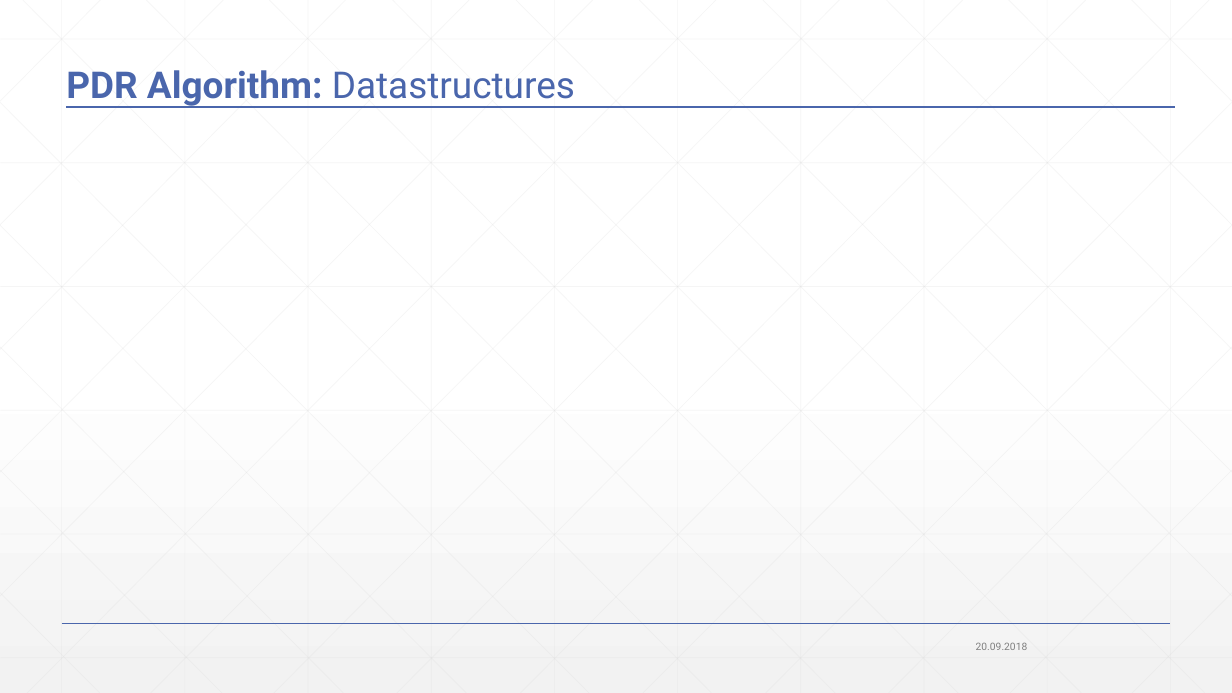
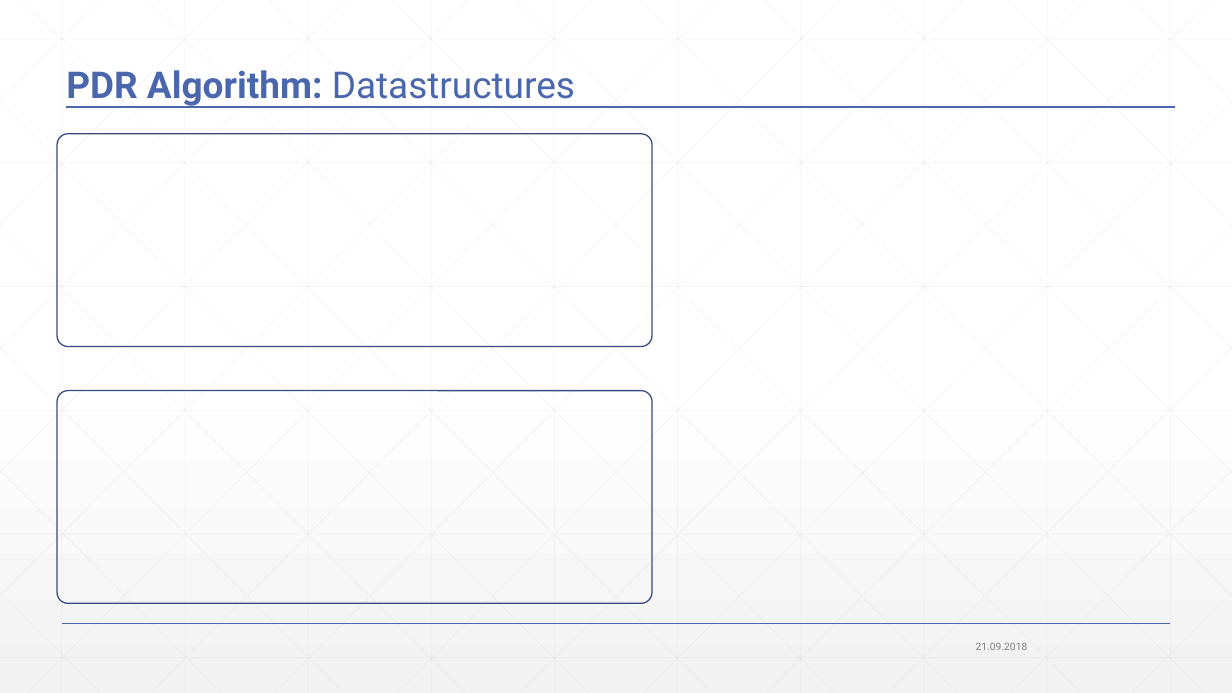
Before and after one commit to JonasWerner/BachelorThesis, a slide deck: slide 10 of Presentation/pdr_presentation_v2.pptx. Drawn at 1232x693 pixels with LibreOffice and Linux fonts; fonts in the diff are those of the drawing; grey boxes stand for pictures. Boxes give left, top, right and bottom in pixels: in the first picture for what was removed or moved away, otherwise in the second. Text is boxed around its words. In the diff, an @@ line names an element or a change of style, - is before the commit and + after.

```diff
--- a/Presentation/pdr_presentation_v2.pptx
+++ b/Presentation/pdr_presentation_v2.pptx
@@ rounded rectangle added at [57, 134, 653, 347], outline #374B7F 1 pt @@
@@ rounded rectangle added at [57, 391, 653, 604], outline #374B7F 1 pt @@
@@ text at [976, 643, 1028, 650]: text changed @@
-20.09.2018
+21.09.2018
```
Also in this commit, not shown: 80 other slides changed, 1 slide added, 1 other file.
